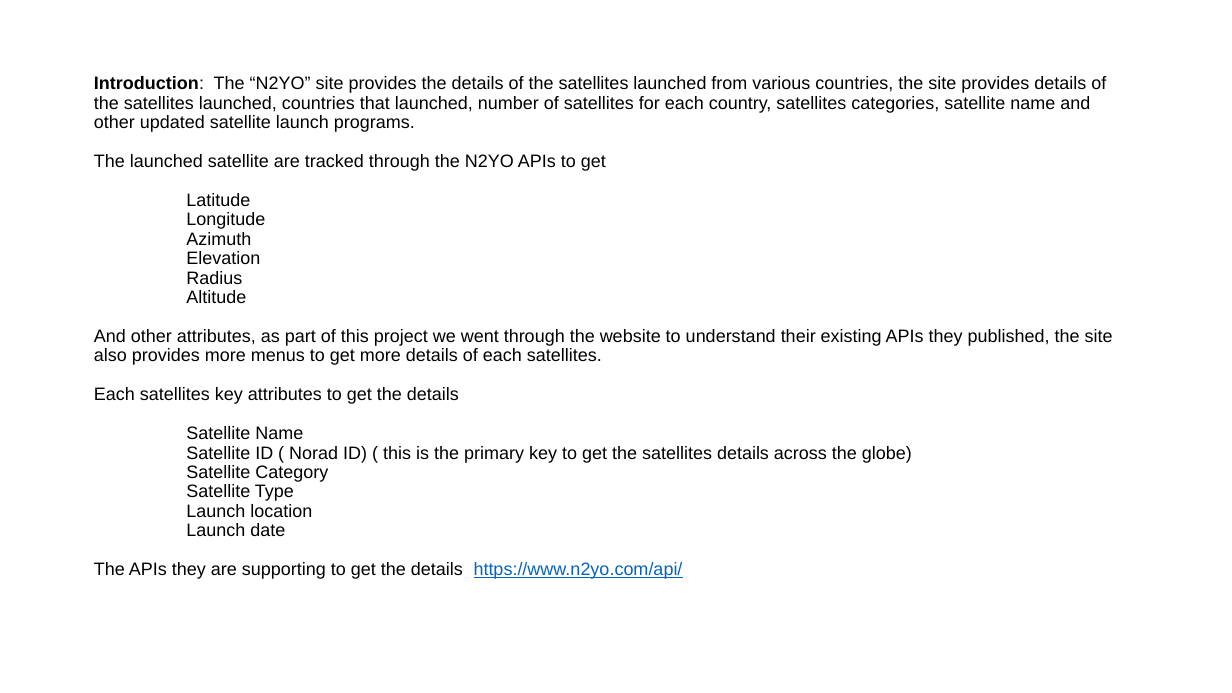
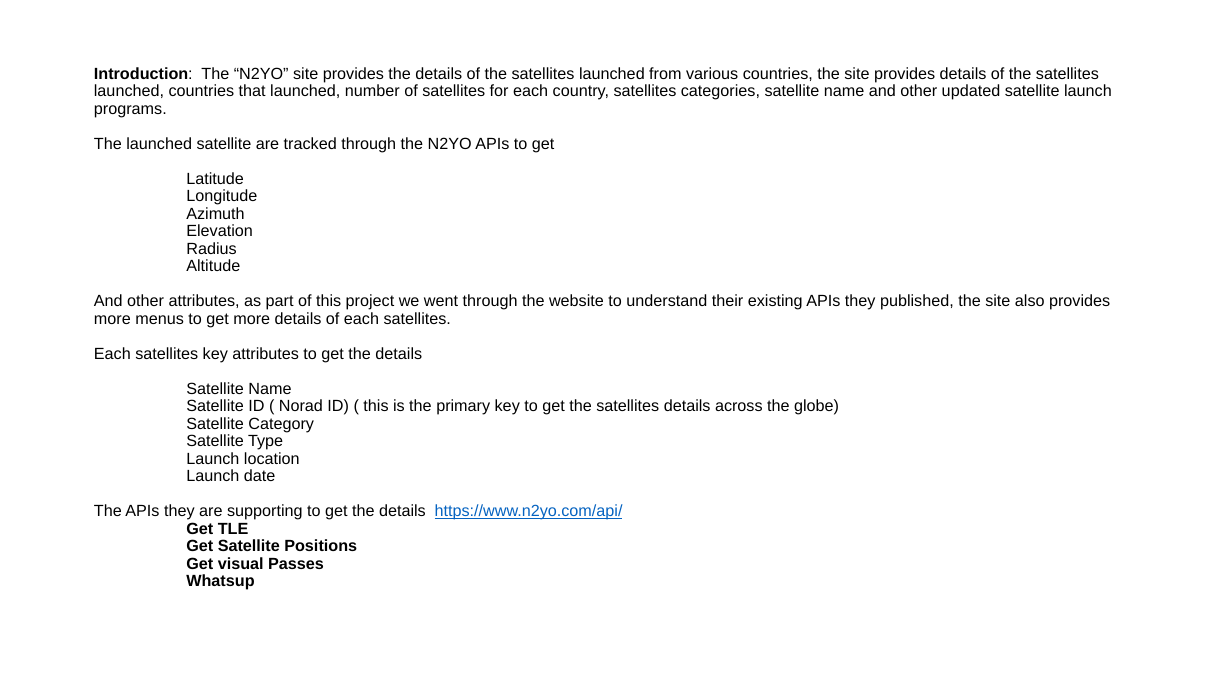
Before and after one commit to chinnamanaidu/satellite, a slide deck: slide 2 of SatelliteTrackingSystem.pptx. Drawn at 1232x693 pixels with LibreOffice and Linux fonts; fonts in the diff are those of the drawing. Boxes give left, top, right and bottom in pixels: in the first picture for what was removed or moved away, otherwise in the second. Text is boxed around its words. In the diff, an @@ line names an element or a change of style, - is before the commit and + after.

Commit message:
files udpated

```diff
--- a/SatelliteTrackingSystem.pptx
+++ b/SatelliteTrackingSystem.pptx
@@ title at [94, 67, 1112, 590]: text changed; size 14 to 12.6 pt @@
-Introduction: The “N2YO” site provides the details of the satellites launched from various countries, the site provides details of the satellites launched, countries that launched, number of satellites for each country, satellites categories, satellite name and other updated satellite launch programs.
-The launched satellite are tracked through the N2YO APIs to get
-Latitude
-Longitude
-Azimuth
-Elevation
-Radius
-Altitude
-And other attributes, as part of this project we went through the website to understand their existing APIs they published, the site also provides more menus to get more details of each satellites.
-Each satellites key attributes to get the details
-Satellite Name
-Satellite ID ( Norad ID) ( this is the primary key to get the satellites details across the globe)
-Satellite Category
-Satellite Type
-Launch location
-Launch date
-The APIs they are supporting to get the details https://www.n2yo.com/api/
+Introduction: The “N2YO” site provides the details of the satellites launched from various countries, the site provides details of the satellites launched, countries that launched, number of satellites for each country, satellites categories, satellite name and other updated satellite launch programs.
+The launched satellite are tracked through the N2YO APIs to get
+Latitude
+Longitude
+Azimuth
+Elevation
+Radius
+Altitude
+And other attributes, as part of this project we went through the website to understand their existing APIs they published, the site also provides more menus to get more details of each satellites.
+Each satellites key attributes to get the details
+Satellite Name
+Satellite ID ( Norad ID) ( this is the primary key to get the satellites details across the globe)
+Satellite Category
+Satellite Type
+Launch location
+Launch date
+The APIs they are supporting to get the details https://www.n2yo.com/api/
+Get TLE
+Get Satellite Positions
+Get visual Passes
+Whatsup
```
